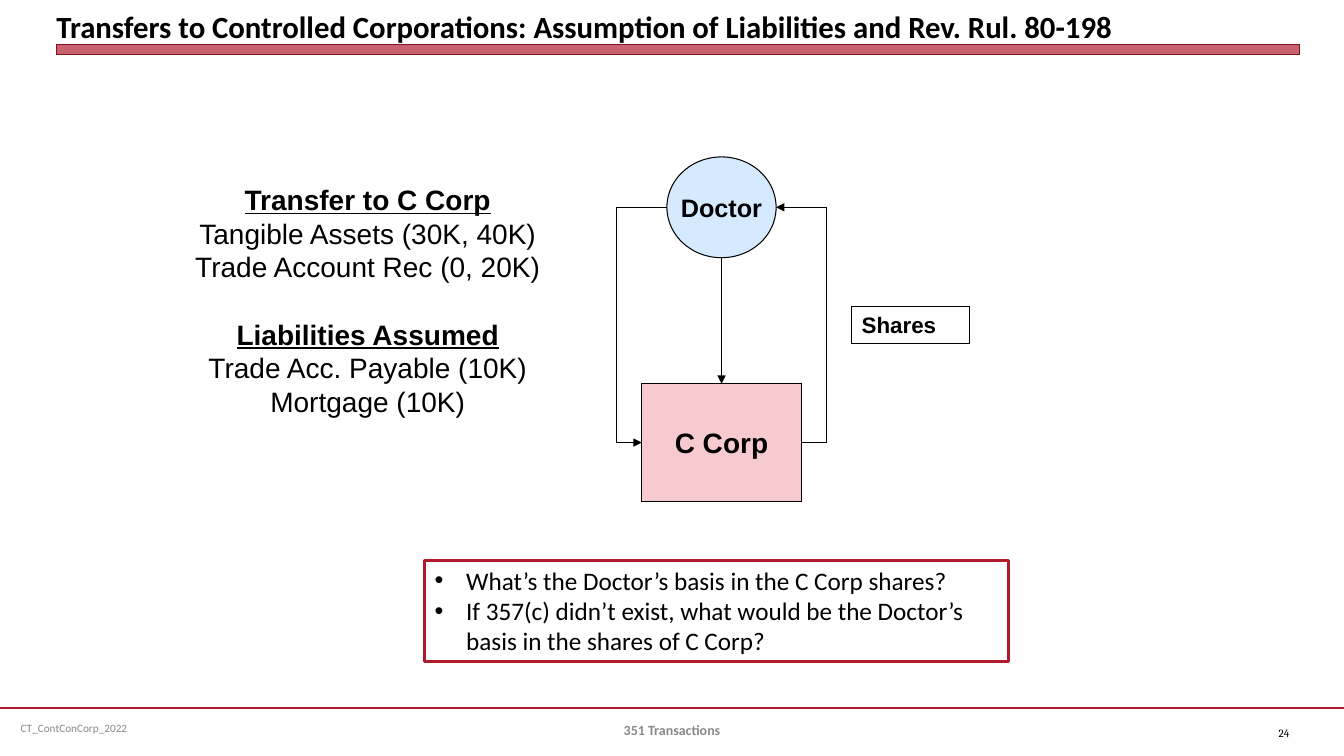
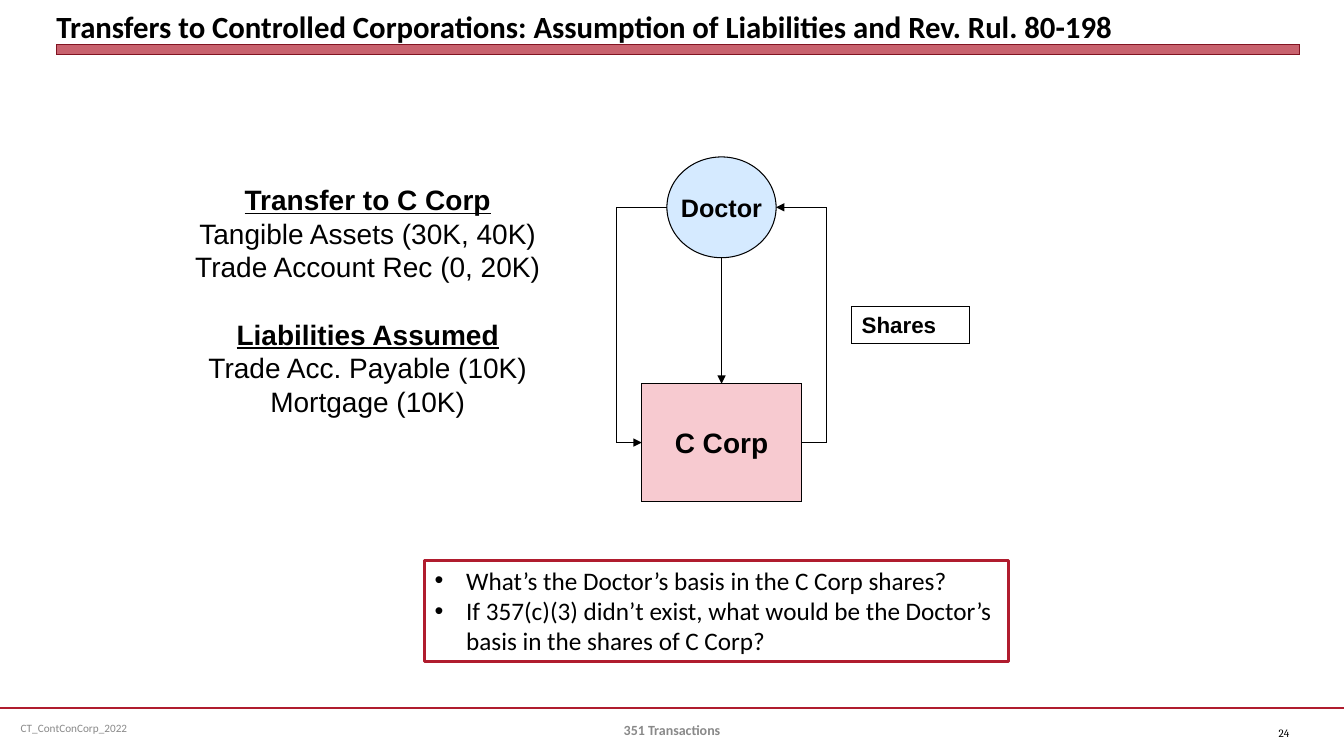
Before and after one commit to jmc877/Corporate-Tax, a slide deck: slide 24 of slides/CT_ContConCorp_2022.pptx. Drawn at 1344x756 pixels with LibreOffice and Linux fonts; fonts in the diff are those of the drawing. Boxes give left, top, right and bottom in pixels: in the first picture for what was removed or moved away, otherwise in the second. Text is boxed around its words. In the diff, an @@ line names an element or a change of style, - is before the commit and + after.

```diff
--- a/slides/CT_ContConCorp_2022.pptx
+++ b/slides/CT_ContConCorp_2022.pptx
@@ text in rectangle at (x1=466, y1=601, x2=991, y2=654): text changed @@
-• If 357(c) didn’t exist, what would be the Doctor’s basis in the shares of C Corp?
+• If 357(c)(3) didn’t exist, what would be the Doctor’s basis in the shares of C Corp?
```
Also in this commit, not shown: 1 other slide changed, 2 other files.
